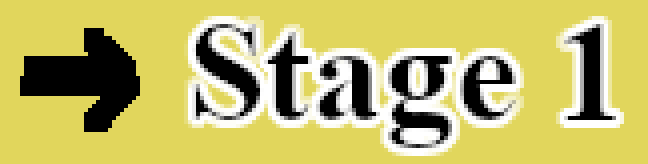
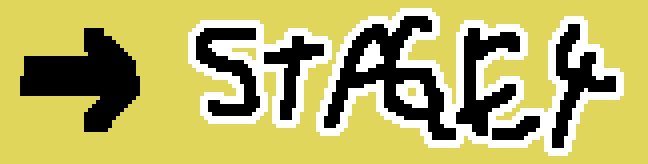
Before/after of a 648 × 164 layered artwork. What changed in the layer stack:
added layer "Stage4影" above "Stage1影" over (188, 8, 624, 156)
hid "Stage1影" over (184, 16, 624, 156)
